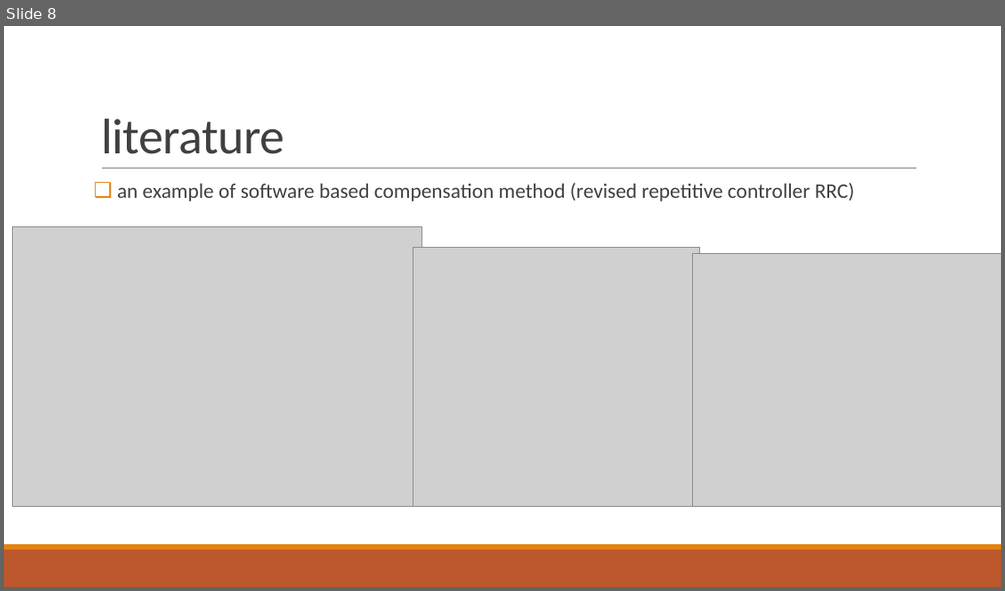
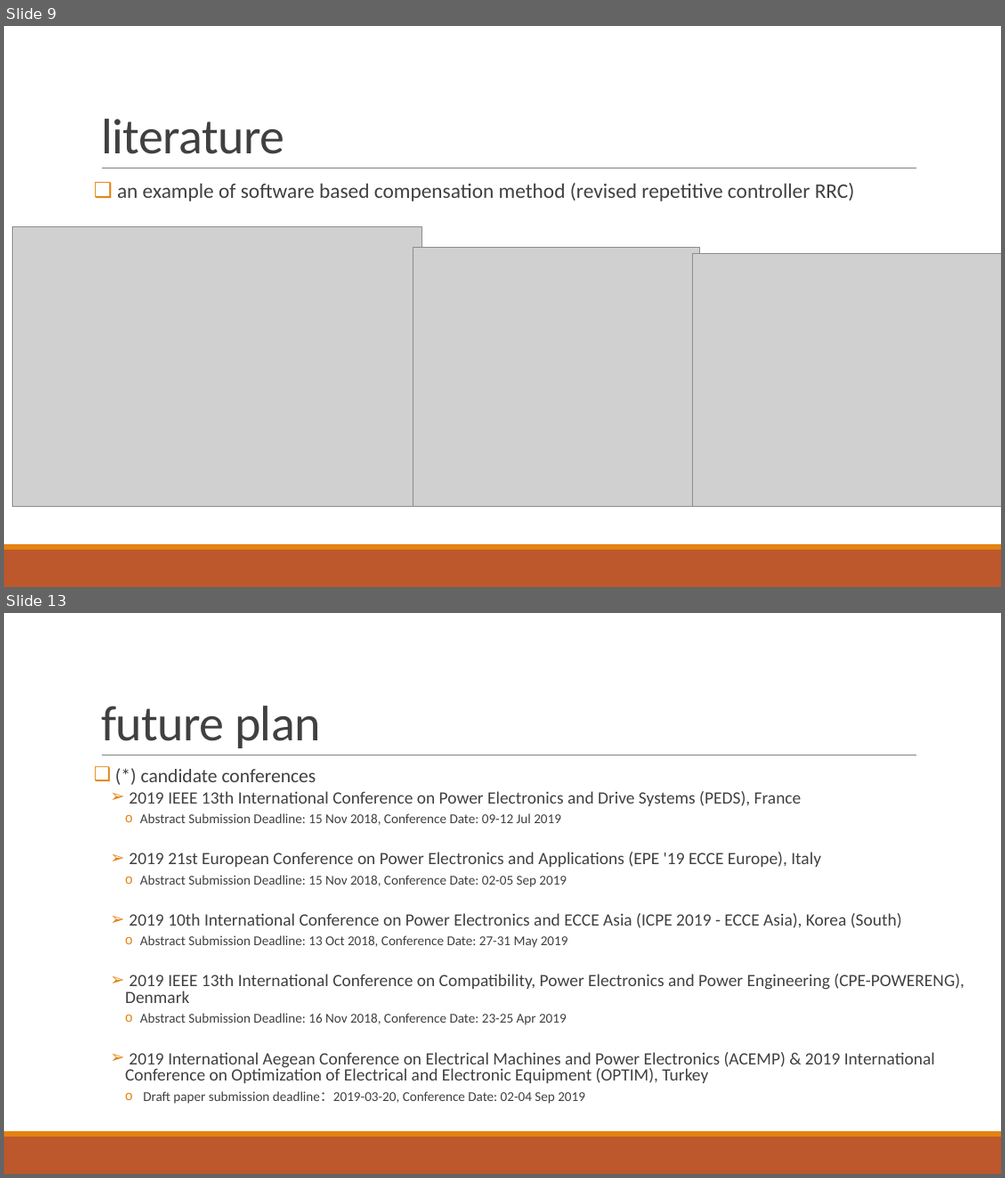
Before and after one commit to hyuruk/doktora, a slide deck: tik/tikMay2018.pptx. Shown one above the other, each under a label of ours: slide 8 before the commit, slides 9 and 13 after it; the slides between them are not shown. The pictures are 1005x591 and 1005x1178 pixels, drawn with LibreOffice and Linux fonts; fonts in the diff are those of the drawing; grey boxes stand for pictures. Boxes give left, top, right and bottom in pixels: in the first picture for what was removed or moved away, otherwise in the second. Text is boxed around its words. In the diff, an @@ line names an element or a change of style, - is before the commit and + after.

```diff
--- a/tik/tikMay2018.pptx
+++ b/tik/tikMay2018.pptx
@@ slide 13 added at (4,613,1001,1174), background #FFFFFF; not listed: 3 template elements that a slide beside it also shows @@
@@ title added at (101,706,321,748), 48 pt, text #404040 @@
+future plan
@@ text added at (125,769,964,1103), 16.6 pt, text #404040 @@
+❑ (*) candidate conferences
+  ➢ 2019 IEEE 13th International Conference on Power Electronics and Drive Systems (PEDS), France
+    o Abstract Submission Deadline: 15 Nov 2018, Conference Date: 09-12 Jul 2019
+  ➢ 2019 21st European Conference on Power Electronics and Applications (EPE '19 ECCE Europe), Italy
+    o Abstract Submission Deadline: 15 Nov 2018, Conference Date: 02-05 Sep 2019
+  ➢ 2019 10th International Conference on Power Electronics and ECCE Asia (ICPE 2019 - ECCE Asia), Korea (South)
+    o Abstract Submission Deadline: 13 Oct 2018, Conference Date: 27-31 May 2019
+  ➢ 2019 IEEE 13th International Conference on Compatibility, Power Electronics and Power Engineering (CPE-POWERENG), Denmark
+    o Abstract Submission Deadline: 16 Nov 2018, Conference Date: 23-25 Apr 2019
+  ➢ 2019 International Aegean Conference on Electrical Machines and Power Electronics (ACEMP) & 2019 International Conference on Optimization of Electrical and Electronic Equipment (OPTIM), Turkey
+    o Draft paper submission deadline：2019-03-20, Conference Date: 02-04 Sep 2019
@@ what was slide 8 is now slide 9 @@
```
Also in this commit, not shown: 4 slides changed, 4 other slides added, 2 other files.
